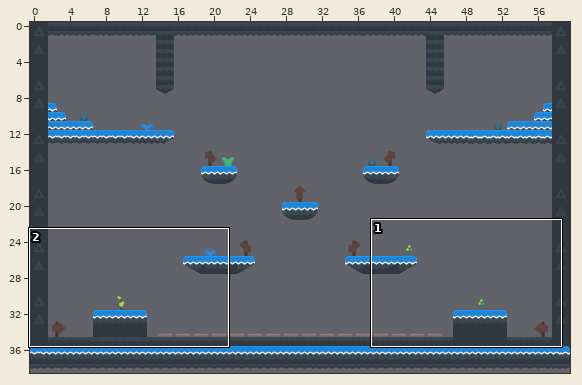
Tiled map -- ProyectosHito3/KOTJ_hito_Presentacion/resources/mapas/mapaCueva.tmx. Above, an overview of the earlier version with the close-up marked.
Close-up. Old version:
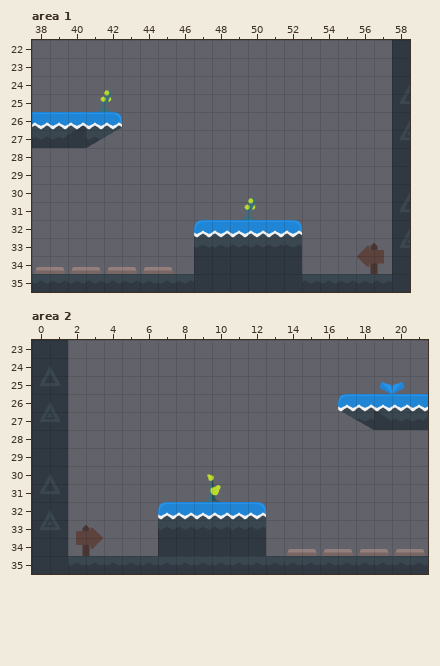
Cells are 32x32 px. Shown: area 1 x 38..58, y 22..35; area 2 x 0..21, y 23..35. The commit also changed other parts of the map, which this record leaves out.
The result:
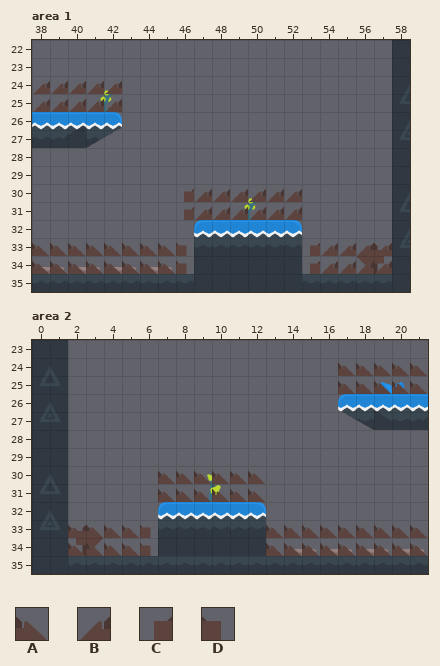
Key: from "tilesheet_complete": A 913, B 914, C 916, D 919.
_ is an empty cell.
Tiles of an added or newly shown layer are drawn over the layers below it.
Change:
Changed rows in their new state; . is an unchanged cell.
Layer "IA subir" (now shown), area 1:
first column x 38:
24 BBBBB
25 BBBBB
first column x 38:
30 ........CBBBBBB.....
31 ........CBBBBBB.....
33 AAAAAAAAD......CBB.B
34 AAAAAAAAD......CBBBB
Layer "IA subir" (now shown), area 2:
first column x 17:
24 AAAAA
25 AAAAA
first column x 2:
30 .....AAAAAA.........
31 .....AAAAAA.........
33 A.AAD......AAAAAAAAA
34 AAAAD......AAAAAAAAA
